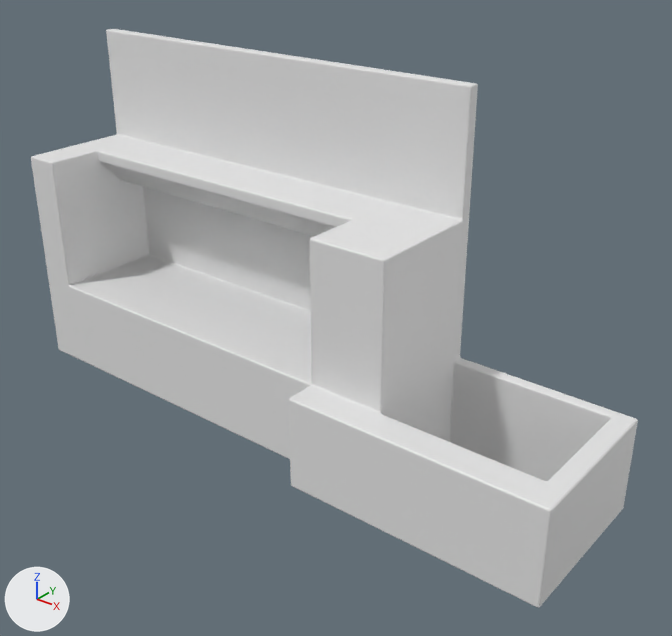
The OBJ model VR_Project_Main/Assets/models/KofferShelf/KofferShelf_main.obj as it was, and as the next commit left it.
Before and after are seen from a 50 mm camera at (1.37, -2.59, 2.21) aimed at (-0.75, 0.06, 0.57). Every picture has the same lights, and +X, +Y and +Z are marked at lower left. The first picture is the older version. Where no turn or scale is listed for an object, it has been applied to the vertices.
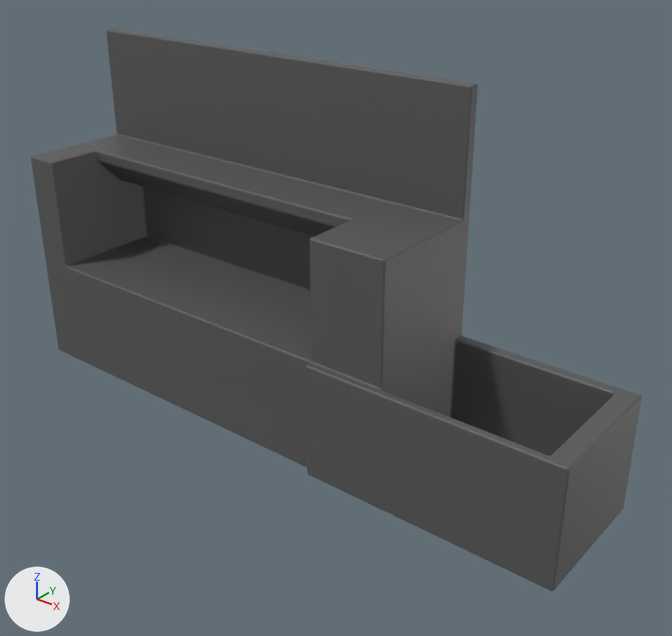
The change, as JSON lines over the scene's bpy script:
```json
{"op": "add", "block": "mat_material_004", "code": ["mat_material_004 = principled_material('Material.004')", "mat_material_004.base_color = (0.8, 0.8, 0.8)  # white #e7e7e7", "mat_material_004.roughness = 0.4"]}
{"op": "add", "block": "mat_material_001", "code": ["mat_material_001 = principled_material('Material.001')", "mat_material_001.base_color = (0.1, 0.1, 0.1)  # dark grey #595959"]}
{"block": "me_cube_005", "where": "# used by ob_cube_005; location = (0.0, 0.0, 0.0)"}
{"op": "remove", "block": "me_cube_005", "code": "me_cube_005.from_pydata(...)  # 2181 vertices, 2129 faces; spans x -2.35..0.42, y -0.34..0.35, z 0.0..1.51"}
{"op": "add", "block": "me_cube_005", "code": "me_cube_005.from_pydata(...)  # 2181 vertices, 2129 faces; spans x -2.35..0.42, y -0.24..0.35, z 0.0..1.51"}
{"block": "me_cube_005", "change": "me_cube_005 part 1: all 410 vertices in x -2.35..0.42, y -0.21..0.35, z 0.39..0.41 are moved by (0.0, 0.0, 0.1)"}
{"block": "me_cube_005", "change": "me_cube_005 part 2: 79 of the vertices in x -0.67..0.42, y -0.34..-0.33, z 0.0..0.17 are moved by (0.0, 0.1, 0.0)"}
{"block": "me_cube_005", "change": "me_cube_005 part 3: all 66 vertices in x -0.67..0.42, y -0.34..-0.33, z 0.39..0.4 are moved by (0.0, 0.1, 0.1)"}
{"block": "me_cube_005", "change": "me_cube_005 part 4: 2008 faces spanning x -2.35..0.42, y -0.24..0.35, z 0.0..1.51 switch from no material to mat_material_001 (dark grey #595959)"}
{"block": "me_cube_005", "change": "other edits to the shape of me_cube_005 do not show in these pictures"}
{"op": "add", "block": "me_cube_005", "code": "me_cube_005.materials.append(mat_material_004)  # white #e7e7e7"}
```

What differs and where, as boxes [x1, y1, x2, y2] in the pictures (672 x 636 px; the box of a moved part takes in the faces that stretch with it):
```json
{"object": "Cube.005", "change": "reshaped", "before": [31, 29, 638, 608], "after": [31, 29, 642, 591]}
{"part": 1, "of": "me_cube_005", "change": "moved or reshaped", "before": [32, 160, 638, 548], "after": [32, 160, 642, 548]}
{"part": 2, "of": "me_cube_005", "change": "moved or reshaped", "before": [290, 451, 563, 608], "after": [307, 440, 563, 591]}
{"part": 3, "of": "me_cube_005", "change": "moved or reshaped", "before": [289, 386, 570, 569], "after": [305, 363, 574, 553]}
{"part": 4, "of": "me_cube_005", "change": "recoloured", "before": [31, 29, 638, 608], "after": [31, 29, 642, 591], "on screen": "white to dark grey"}
```
